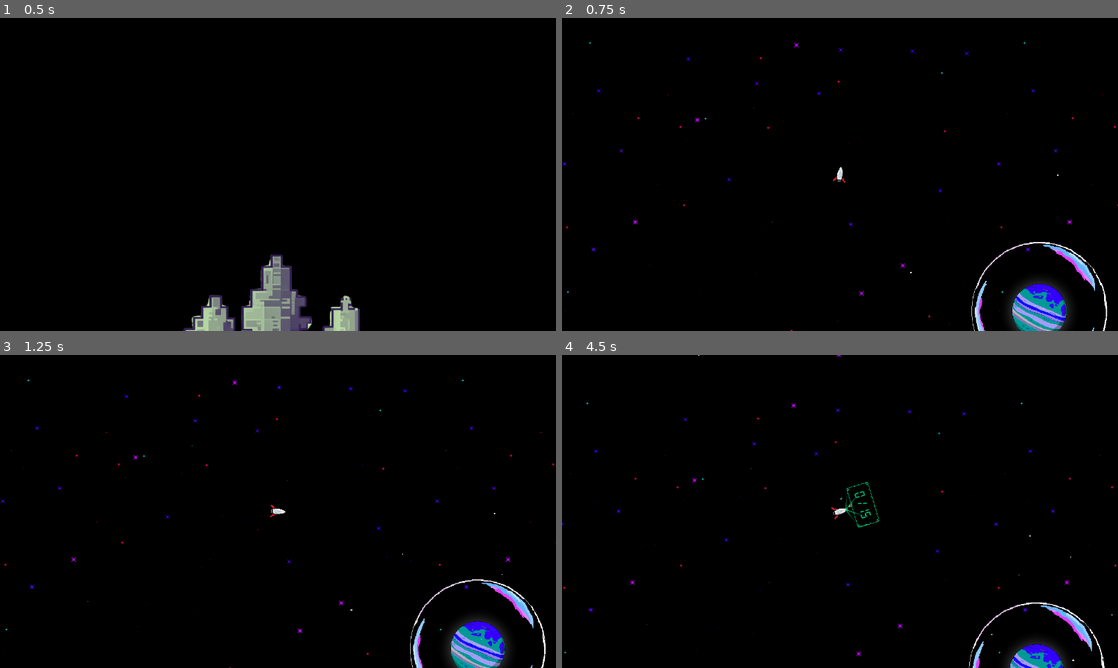
Above: before the commit, frames 1-4 (two rows, left to right).
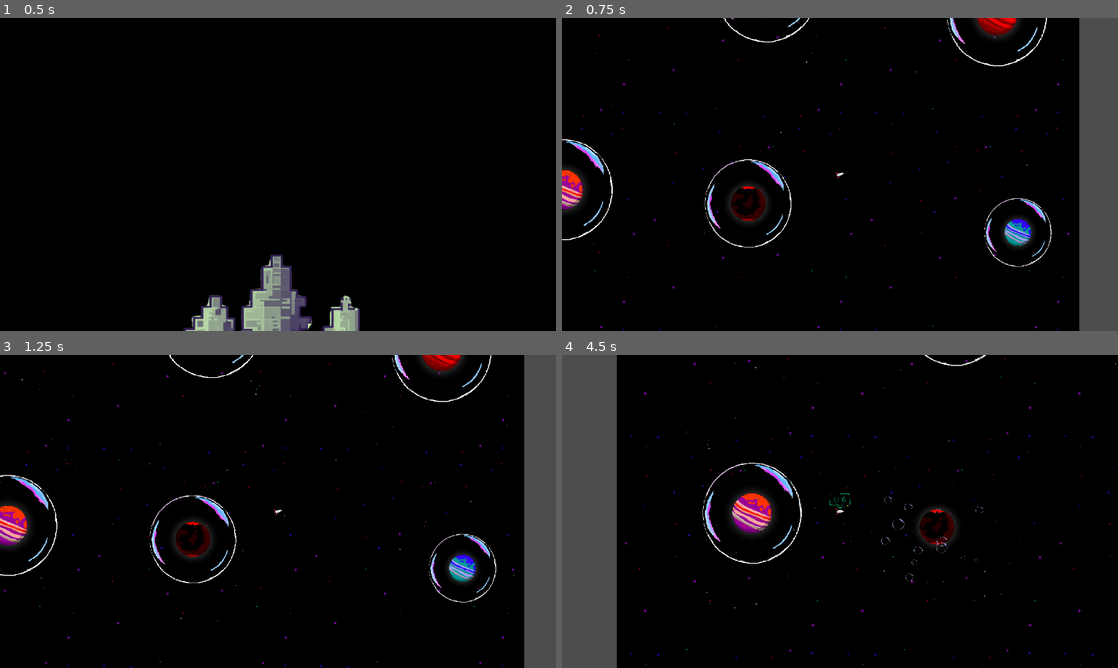
Above: after the commit, the same moments.

Repository: bjornarprytz/bubbleoids
Game: Godot game, scene res://splash.tscn
The game is run twice, just before and just after one commit, with the same random seed, the same clock (stepped at 60 frames per second) and the same inputs.
Inputs (mouse positions are in pixels of both pictures, inside the frame that each line leads up to):
- Up to frame 1 (0.5 s): no input
- Up to frame 2 (0.75 s): move the mouse to (962, 158) at 0.52 s; hold Right (ui_right) from 0.53 s (still down); hold Space (throttle) from 0.53 s (still down); click (962, 158) at 0.67 s
- Up to frame 3 (1.25 s): keep holding Right (ui_right); keep holding Space (throttle); tap Down (throttle_minus, bound only after the commit) at 0.8 s
- Up to frame 4 (4.5 s): move the mouse to (728, 527) at 1.27 s; release Right (ui_right) at 1.28 s; release Space (throttle) at 1.28 s; hold Left (ui_left) 1.28-2.03 s; tap Down (throttle_minus, bound only after the commit) at 1.35, 3.05, 4.35 s; tap Up (throttle_plus, bound only after the commit) at 1.55, 3.8 s; move the mouse to (895, 442) at 2.02 s; hold Up (throttle_plus, bound only after the commit) 2.03-2.78 s; hold Right (ui_right) 2.03-3.53 s; tap Space (throttle) at 2.3 s; move the mouse to (812, 574) at 2.77 s; tap Ctrl (hud) at 2.85 s; click (812, 574) at 2.92 s; move the mouse to (1006, 558) at 3.52 s; hold Space (throttle) 3.53-4.28 s; hold Left (ui_left) from 3.53 s (still down); move the mouse to (673, 464) at 4.27 s

Frame 1 is identical in both runs. In frame 2, 12% of the frame differs, in the area x 0-100%, y 0-100%; in frame 3, 11%; in frame 4, 14%.

Commit message:
endret gravitasjon og kontroller

Diff:
--- a/src/autoloads/utility.gd
+++ b/src/autoloads/utility.gd
@@ -1,101 +1,101 @@
 extends Node
 
 func shake(node: CanvasItem, duration: float, magnitude: float) -> Tween:
-    var tween = node.create_tween()
-    const shake_duration: float = 0.01
+	var tween = node.create_tween()
+	const shake_duration: float = 0.01
 
-    var n_shakes: int = int(duration / shake_duration)
+	var n_shakes: int = int(duration / shake_duration)
 
-    for i in range(n_shakes):
-        tween.tween_property(node, "position", node.position + Vector2(randf_range(-magnitude, magnitude), randf_range(-magnitude, magnitude)), shake_duration)
-        tween.tween_property(node, "position", node.position, shake_duration)
+	for i in range(n_shakes):
+		tween.tween_property(node, "position", node.position + Vector2(randf_range(-magnitude, magnitude), randf_range(-magnitude, magnitude)), shake_duration)
+		tween.tween_property(node, "position", node.position, shake_duration)
 
-    return tween
+	return tween
 
 func jelly_scale(node: CanvasItem, duration: float) -> Tween:
-    var tween = node.create_tween()
-    var target_scale = node.scale
-    node.scale = Vector2.ZERO
-    tween.tween_property(node, "scale", target_scale, duration).set_trans(Tween.TRANS_ELASTIC).set_ease(Tween.EASE_OUT)
+	var tween = node.create_tween()
+	var target_scale = node.scale
+	node.scale = Vector2.ZERO
+	tween.tween_property(node, "scale", target_scale, duration).set_trans(Tween.TRANS_ELASTIC).set_ease(Tween.EASE_OUT)
 
-    return tween
+	return tween
 
 func jiggle(node: CanvasItem, magnitude: float, n_jiggles: int = 1, original_scale: Vector2 = Vector2.ONE) -> Tween:
-    var tween = node.create_tween()
+	var tween = node.create_tween()
 
-    var upper_scale = node.scale + Vector2.ONE * magnitude
-    var lower_scale = node.scale - Vector2.ONE * magnitude
+	var upper_scale = node.scale + Vector2.ONE * magnitude
+	var lower_scale = node.scale - Vector2.ONE * magnitude
 
-    for n in range(n_jiggles):
-        tween.tween_property(node, "scale", upper_scale, 0.05)
-        tween.tween_property(node, "scale", lower_scale, 0.05)
+	for n in range(n_jiggles):
+		tween.tween_property(node, "scale", upper_scale, 0.05)
+		tween.tween_property(node, "scale", lower_scale, 0.05)
 
-    tween.tween_property(node, "scale", original_scale, 0.05)
+	tween.tween_property(node, "scale", original_scale, 0.05)
 
-    return tween
+	return tween
 
 # Function to calculate relative luminance of an RGB color
 func get_luminance(color: Color) -> float:
-    return 0.2126 * color.r + 0.7152 * color.g + 0.0722 * color.b
+	return 0.2126 * color.r + 0.7152 * color.g + 0.0722 * color.b
 
 # Function to get contrast color (either black or white) based on luminance
 func get_contrast_color(color: Color) -> Color:
-    var luminance = get_luminance(color)
+	var luminance = get_luminance(color)
 
-    # If luminance is higher than 0.5, return black, otherwise return white
-    if luminance > 0.5:
-        return Color(0, 0, 0) # Black
-    else:
-        return Color(1, 1, 1) # White
+	# If luminance is higher than 0.5, return black, otherwise return white
+	if luminance > 0.5:
+		return Color(0, 0, 0) # Black
+	else:
+		return Color(1, 1, 1) # White
 
 func random_color() -> Color:
-    return Color(
-        randf_range(0, 1),
-        randf_range(0, 1),
-        randf_range(0, 1)
-    )
+	return Color(
+		randf_range(0, 1),
+		randf_range(0, 1),
+		randf_range(0, 1)
+	)
 
 func random_vector(min: float = -1, max: float = 1) -> Vector2:
-    return Vector2(
-        randf_range(min, max),
-        randf_range(min, max)
-    )
+	return Vector2(
+		randf_range(min, max),
+		randf_range(min, max)
+	)
 
 func fade_in(node: CanvasItem, duration: float) -> Tween:
-    var tween = node.create_tween()
-    node.modulate.a = 0
-    tween.tween_property(node, "modulate:a", 1.0, duration)
+	var tween = node.create_tween()
+	node.modulate.a = 0
+	tween.tween_property(node, "modulate:a", 1.0, duration)
 
-    return tween
+	return tween
 
 func to_dictionary(o: Variant) -> Dictionary:
-    var dict = {}
+	var dict = {}
 
-    if o == null:
-        return dict
+	if o == null:
+		return dict
 
-    # Get a list of all properties on the object
-    var property_list = o.get_property_list()
+	# Get a list of all properties on the object
+	var property_list = o.get_property_list()
 
-    for prop in property_list:
-        var prop_name = prop.name
-        match prop_name:
-            "script":
-                continue
-            "RefCounted":
-                continue
-            "Built-in script":
-                continue
-            _:
-                pass
+	for prop in property_list:
+		var prop_name = prop.name
+		match prop_name:
+			"script":
+				continue
+			"RefCounted":
+				continue
+			"Built-in script":
+				continue
+			_:
+				pass
 
-        match prop.type:
-            TYPE_OBJECT:
-                dict[prop_name] = to_dictionary(o.get(prop_name))
-            TYPE_NIL:
-                dict[prop_name] = null
-            _:
-                dict[prop_name] = o.get(prop_name)
+		match prop.type:
+			TYPE_OBJECT:
+				dict[prop_name] = to_dictionary(o.get(prop_name))
+			TYPE_NIL:
+				dict[prop_name] = null
+			_:
+				dict[prop_name] = o.get(prop_name)
 
 
-    return dict
+	return dict
--- a/src/main.tscn
+++ b/src/main.tscn
@@ -15,6 +15,7 @@
 
 [node name="Camera" type="Camera2D" parent="."]
 unique_name_in_owner = true
+zoom = Vector2(0.5, 0.5)
 
 [node name="InfiniteSectors" parent="." instance=ExtResource("3_h2yge")]
 position = Vector2(-1000, -1000)
--- a/src/player.gd
+++ b/src/player.gd
@@ -8,9 +8,14 @@
 @onready var hud: PanelContainer = %Hud
 @onready var goal: RichTextLabel = %Goal
 
-var throttle: bool = false
+#var throttle: bool = false
+var throttle_plus: bool = false
+var throttle_minus: bool = false
 var turn: float = 0.0
 var force_show_hud = false
+
+var nearby_planets: Array[Planet] = []
+var host_planet = null
 
 var discovered: Array[String] = []
 
@@ -45,11 +50,17 @@
 
 
 func _input(event: InputEvent) -> void:
-	if event.is_action_pressed("throttle"):
-		throttle = true
+	if event.is_action_pressed("throttle_plus"):
+		throttle_plus = true
 		exhaust.emitting = true
-	elif event.is_action_released("throttle"):
-		throttle = false
+	elif event.is_action_released("throttle_plus"):
+		throttle_plus = false
+		exhaust.emitting = false
+	if event.is_action_pressed("throttle_minus"):
+		throttle_minus = true
+		exhaust.emitting = true
+	elif event.is_action_released("throttle_minus"):
+		throttle_minus = false
 		exhaust.emitting = false
 
 	if event.is_action_pressed("hud"):
@@ -65,12 +76,57 @@
 
 func _physics_process(delta: float) -> void:
 	# Thrust in the direction the spaceship is facing
-	if throttle:
-		var direction = Vector2.UP.rotated(rotation) # Correct forward direction
-		apply_central_impulse(direction * speed * delta)
+
+	#if throttle and nearest_planet_dir:
+	#	var direction = Vector2.UP.rotated(rotation) # Correct forward direction
+	#	apply_central_impulse(direction * speed * delta)
+
+	var nearest_planet_r = 10_000_000
+	var nearest_planet_dir = null
+	var nearest_planet_pos = null
+	if host_planet:
+		var vec = host_planet.global_position - self.global_position
+		nearest_planet_dir = vec.normalized()
+		nearest_planet_pos = host_planet.global_position
+
+	for i in range(len(nearby_planets)):
+		var planet = nearby_planets[i]
+		var vec = planet.global_position - self.global_position
+		var dir = vec.normalized()
+		var r = vec.length()/1000+0.2
+		if r < nearest_planet_r and r < 1:
+			nearest_planet_r = r
+			nearest_planet_dir = dir
+			nearest_planet_pos = planet.global_position
+		if r<0.4:
+			r = r -(r-0.4)*0.7
+		if r>1:
+			r = r**2
+		#print(i, " ", len(nearby_planets), " ", planet.id, " ", r)
+		var fudge: float = 0.4;
+		apply_central_impulse(150.0 * delta * dir * planet.size**2 / (r**2+fudge))
+		#print("applied", 1/(r**2.0)*2_000_000*delta)
+		#print("applied", speed * delta)
+	var target_speed  = 200
+	apply_central_impulse(-linear_velocity.normalized()*(linear_velocity.length()-target_speed)/target_speed)
+
+	if nearest_planet_dir:
+		var throttle_dir = (linear_velocity
+							- nearest_planet_dir
+							* nearest_planet_dir.dot(linear_velocity)).normalized()
+
+		look_at(global_position - nearest_planet_dir)
+
+		if throttle_plus:
+			apply_central_impulse(2*throttle_dir * speed * delta)
+		if throttle_minus:
+			apply_central_impulse(-2*throttle_dir * speed * delta)
+			look_at(global_position + nearest_planet_dir)
+
+	print("speed: %.1f " % linear_velocity.length(), "nearest_planet_r: %.2f " % nearest_planet_r)
 
 	# Rotate based on input
-	if turn != 0:
-		angular_velocity = turn * rotation_speed # Better handling than manual rotate()
-	else:
-		angular_velocity = 0 # Stop spinning when no input
+	#if turn != 0:
+	#	angular_velocity = turn * rotation_speed # Better handling than manual rotate()
+	#else:
+	#	angular_velocity = 0 # Stop spinning when no input
--- a/src/player.tscn
+++ b/src/player.tscn
@@ -24,6 +24,7 @@
 
 [node name="Sprite" type="Sprite2D" parent="."]
 texture_filter = 1
+rotation = 1.5708
 texture = ExtResource("2_onrkg")
 
 [node name="Shape" type="CollisionShape2D" parent="."]
--- a/src/project.godot
+++ b/src/project.godot
@@ -58,6 +58,16 @@
 , Object(InputEventKey,"resource_local_to_scene":false,"resource_name":"","device":-1,"window_id":0,"alt_pressed":false …(186 unchanged characters)…
 ]
 }
+throttle_minus={
+"deadzone": 0.2,
+"events": [Object(InputEventKey,"resource_local_to_scene":false,"resource_name":"","device":-1,"window_id":0,"alt_pressed":false,"shift_pressed":false,"ctrl_pressed":false,"meta_pressed":false,"pressed":false,"keycode":0,"physical_keycode":4194322,"key_label":0,"unicode":0,"location":0,"echo":false,"script":null)
+]
+}
+throttle_plus={
+"deadzone": 0.2,
+"events": [Object(InputEventKey,"resource_local_to_scene":false,"resource_name":"","device":-1,"window_id":0,"alt_pressed":false,"shift_pressed":false,"ctrl_pressed":false,"meta_pressed":false,"pressed":false,"keycode":0,"physical_keycode":4194320,"key_label":0,"unicode":0,"location":0,"echo":false,"script":null)
+]
+}
 
 [physics]
 
--- a/src/world/planet.gd
+++ b/src/world/planet.gd
@@ -51,20 +51,23 @@
 var size: float = 1.0
 var bubble_popped = false
 var type: String
+var id: float = 0
 
 var radius: float:
 	get:
-		return gravity_well_shape.shape.radius * size
+		return gravity_well_shape.shape.radius * size * 0.15
 
 func _ready() -> void:
 	var texture = planet_sprites.pick_random()
 	sprite.texture = texture
 	type = texture.get_path().get_file().get_basename()
+	id = randf_range(0,1 )
+
 
 func set_size(s: float):
 	size = s
 	scale = Vector2(s, s)
-	gravity_well.gravity_point_unit_distance = negate_gravity_shape.shape.radius * size
+	#gravity_well.gravity_point_unit_distance = negate_gravity_shape.shape.radius * size
 
 func _pop_bubble():
 	if bubble_popped:
@@ -80,6 +83,19 @@
 	tween.tween_property(sprite, "scale", Vector2.ONE * 1.1, .069)
 	tween.tween_property(sprite, "scale", Vector2.ONE, .169)
 
+func _on_gravity_well_body_exited(body: Node2D) -> void:
+	if (body is Player):
+		body.nearby_planets.erase(self)
+		#sprite.visible = true
+		print("exited")
+
+func _on_gravity_well_body_entered(body: Node2D) -> void:
+	if (body is Player):
+		body.nearby_planets.push_back(self)
+		print("entered")
+		#sprite.visible = false
+		#%Player.nearby_planets.
+
 func _on_negate_gravity_body_exited(body: Node2D) -> void:
 	if (body is Player):
 		Symphony.unmuffle()
--- a/src/world/planet.tscn
+++ b/src/world/planet.tscn
@@ -8,7 +8,7 @@
 [ext_resource type="Texture2D" uid="uid://dloravarhfkb3" path="res://assets/white-square.png" id="5_a83c7"]
 
 [sub_resource type="CircleShape2D" id="CircleShape2D_a5yuq"]
-radius = 500.0
+radius = 2500.0
 
 [sub_resource type="CircleShape2D" id="CircleShape2D_qpsm4"]
 radius = 250.0
@@ -32,7 +32,7 @@
 [node name="Polygon" parent="GravityWell" instance=ExtResource("1_a5yuq")]
 visible = false
 color = Color(1, 1, 1, 0)
-polygon = PackedVector2Array(500, 0, 496.057, 62.6666, 484.2 …(392 unchanged characters)… 24.345, -496.057, 62.6666, -500, -1.60814e-13, -496.057, -62.6666, -484.292, -124 …(431 unchanged characters)…
+polygon = PackedVector2Array(500, 0, 496.057, 62.6666, 484.2 …(392 unchanged characters)… 24.345, -496.057, 62.6666, -500, -1.60812e-13, -496.057, -62.6666, -484.292, -124 …(431 unchanged characters)…
 size = 500.0
 n_sides = 50
 border_color = Color(0.303233, 0.303233, 0.303233, 1)
@@ -127,5 +127,7 @@
 damping_min = 50.0
 damping_max = 50.0
 
+[connection signal="body_entered" from="GravityWell" to="." method="_on_gravity_well_body_entered"]
+[connection signal="body_exited" from="GravityWell" to="." method="_on_gravity_well_body_exited"]
 [connection signal="body_entered" from="NegateGravity" to="." method="_on_negate_gravity_body_entered"]
 [connection signal="body_exited" from="NegateGravity" to="." method="_on_negate_gravity_body_exited"]
